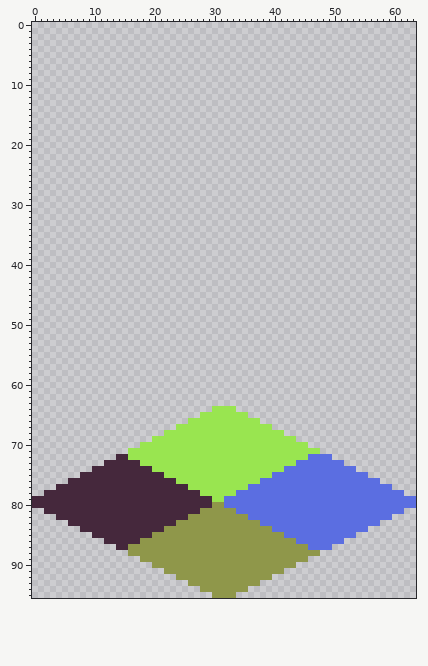
One commit to this sprite sheet: assets/temp_tiles/Sewers_wall96_4.png. Above is the file before it was changed.
The file is 64x96 pixels.
And afterwards:
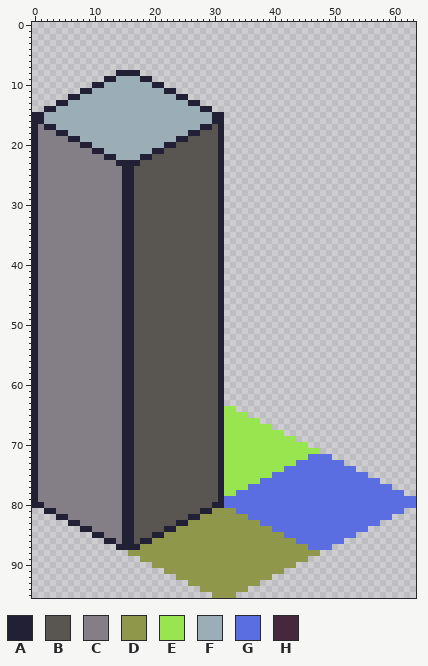
Palette (. is transparent): A #222034  B #595652  C #847e87  D #8f974a  E #99e550  F #9badb7  G #5b6ee1  H #45283c
Difference:
y 8: x 14..17 .... -> AAAA
y 9: x 12..19 ........ -> AAFFFFAA
y 10: x 10..21 ............ -> AAFFFFFFFFAA
y 11: x 8..23 ................ -> AAFFFFFFFFFFFFAA
y 12: x 6..25 .................... -> AAFFFFFFFFFFFFFFFFAA
y 13: x 4..27 ........................ -> AAFFFFFFFFFFFFFFFFFFFFAA
y 14: x 2..29 ............................ -> AAFFFFFFFFFFFFFFFFFFFFFFFFAA
y 15..16: x 0..31 ................................ -> AAFFFFFFFFFFFFFFFFFFFFFFFFFFFFAA
y 17: x 0..31 ................................ -> ACAAFFFFFFFFFFFFFFFFFFFFFFFFAABA
y 18: x 0..31 ................................ -> ACCCAAFFFFFFFFFFFFFFFFFFFFAABBBA
y 19: x 0..31 ................................ -> ACCCCCAAFFFFFFFFFFFFFFFFAABBBBBA
y 20: x 0..31 ................................ -> ACCCCCCCAAFFFFFFFFFFFFAABBBBBBBA
y 21: x 0..31 ................................ -> ACCCCCCCCCAAFFFFFFFFAABBBBBBBBBA
y 22: x 0..31 ................................ -> ACCCCCCCCCCCAAFFFFAABBBBBBBBBBBA
y 23: x 0..31 ................................ -> ACCCCCCCCCCCCCAAAABBBBBBBBBBBBBA
y 24..63: x 0..31 ................................ -> ACCCCCCCCCCCCCCAABBBBBBBBBBBBBBA
y 64: x 0..31 ..............................EE -> ACCCCCCCCCCCCCCAABBBBBBBBBBBBBBA
y 65: x 0..31 ............................EEEE -> ACCCCCCCCCCCCCCAABBBBBBBBBBBBBBA
y 66: x 0..31 ..........................EEEEEE -> ACCCCCCCCCCCCCCAABBBBBBBBBBBBBBA
y 67: x 0..31 ........................EEEEEEEE -> ACCCCCCCCCCCCCCAABBBBBBBBBBBBBBA
y 68: x 0..31 ......................EEEEEEEEEE -> ACCCCCCCCCCCCCCAABBBBBBBBBBBBBBA
y 69: x 0..31 ....................EEEEEEEEEEEE -> ACCCCCCCCCCCCCCAABBBBBBBBBBBBBBA
y 70: x 0..31 ..................EEEEEEEEEEEEEE -> ACCCCCCCCCCCCCCAABBBBBBBBBBBBBBA
y 71: x 0..31 ................EEEEEEEEEEEEEEEE -> ACCCCCCCCCCCCCCAABBBBBBBBBBBBBBA
y 72: x 0..31 ..............HHEEEEEEEEEEEEEEEE -> ACCCCCCCCCCCCCCAABBBBBBBBBBBBBBA
y 73: x 0..31 ............HHHHHHEEEEEEEEEEEEEE -> ACCCCCCCCCCCCCCAABBBBBBBBBBBBBBA
y 74: x 0..31 ..........HHHHHHHHHHEEEEEEEEEEEE -> ACCCCCCCCCCCCCCAABBBBBBBBBBBBBBA
y 75: x 0..31 ........HHHHHHHHHHHHHHEEEEEEEEEE -> ACCCCCCCCCCCCCCAABBBBBBBBBBBBBBA
y 76: x 0..31 ......HHHHHHHHHHHHHHHHHHEEEEEEEE -> ACCCCCCCCCCCCCCAABBBBBBBBBBBBBBA
y 77: x 0..31 ....HHHHHHHHHHHHHHHHHHHHHHEEEEEE -> ACCCCCCCCCCCCCCAABBBBBBBBBBBBBBA
y 78: x 0..31 ..HHHHHHHHHHHHHHHHHHHHHHHHHHEEEE -> ACCCCCCCCCCCCCCAABBBBBBBBBBBBBBA
y 79: x 0..31 HHHHHHHHHHHHHHHHHHHHHHHHHHHHHHEE -> ACCCCCCCCCCCCCCAABBBBBBBBBBBBBBA
y 80: x 0..31 HHHHHHHHHHHHHHHHHHHHHHHHHHHHHHDD -> AACCCCCCCCCCCCCAABBBBBBBBBBBBBAA
y 81: x 2..29 HHHHHHHHHHHHHHHHHHHHHHHHHHDD -> AACCCCCCCCCCCAABBBBBBBBBBBAA
y 82: x 4..27 HHHHHHHHHHHHHHHHHHHHHHDD -> AACCCCCCCCCAABBBBBBBBBAA
y 83: x 6..25 HHHHHHHHHHHHHHHHHHDD -> AACCCCCCCAABBBBBBBAA
y 84: x 8..23 HHHHHHHHHHHHHHDD -> AACCCCCAABBBBBAA
y 85: x 10..21 HHHHHHHHHHDD -> AACCCAABBBAA
y 86: x 12..19 HHHHHHDD -> AACAABAA
y 87: x 14..17 HHDD -> AAAA
